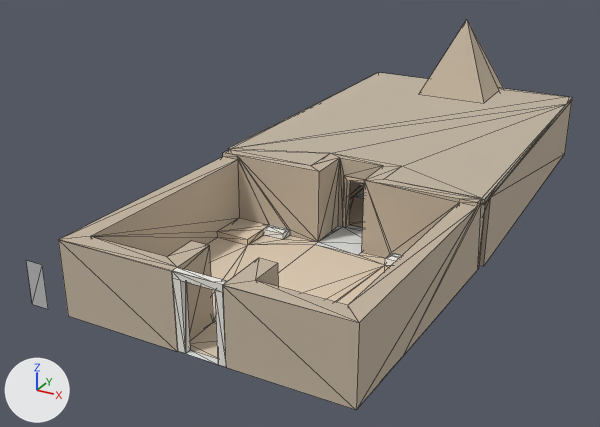
One commit to the glTF model assets/items/nn053ws6731/Ramose.glb: the scene before it, then after it.
Rendered twice from a camera (50 mm lens) standing at (17.6, -16.6, 13.6) and looking at (2.9, 10.0, 0.3). Every picture has the same lights, and +X, +Y and +Z are marked at lower left. Mesh edges are drawn as thin lines.

Names of what the first picture shows: 'Mesh6 Model', 'Mesh8 Model', 'Mesh9 Model'.
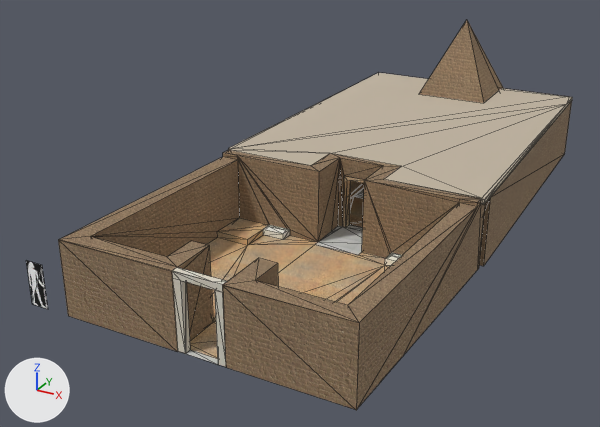
Boxes (x1, y1, x2, y2) around the edits, measured in the pictures (600 x 427 px):
'Mesh6 Model', surface changed (beige to brown)
    both: (58, 79, 572, 410)
'Mesh8 Model', surface changed (beige to brown)
    both: (419, 20, 503, 103)
'Mesh9 Model', surface changed
    both: (26, 261, 48, 309)

The change, as a list of edits to the scene's bpy script:
```text
Add img_hesyra3:
    img_hesyra3 = load_image('HesyRa3', '_unpacked/HesyRa3', 1062, 2445, 'sRGB')
Add img_45:
    img_45 = load_image('_45', '_unpacked/_45', 202, 164, 'sRGB')
Add img_59:
    img_59 = load_image('_59', '_unpacked/_59', 400, 266, 'sRGB')
Add img_13:
    img_13 = load_image('_13', '_unpacked/_13', 400, 266, 'sRGB')
Add img_mudbrick:
    img_mudbrick = load_image('Mudbrick', '_unpacked/Mudbrick', 492, 423, 'sRGB')
Add img_63:
    img_63 = load_image('_63', '_unpacked/_63', 492, 299, 'sRGB')
Change mat_63:
    remove mat_63.base_color = (0.553, 0.463, 0.353)  # beige #c4b5a0
    add mat_63.texture = img_63
Change mat_mudbrick:
    remove mat_mudbrick.base_color = (0.553, 0.463, 0.357)  # beige #c4b5a1
    add mat_mudbrick.texture = img_mudbrick
Change mat_13:
    remove mat_13.base_color = (0.769, 0.635, 0.482)  # beige #e3d1b8
    add mat_13.texture = img_13
Change mat_59:
    remove mat_59.base_color = (0.796, 0.659, 0.506)  # beige #e7d4bd
    add mat_59.texture = img_59
Change mat_45:
    remove mat_45.base_color = (0.855, 0.831, 0.773)  # white #eeebe4
    add mat_45.texture = img_45
Change mat_hesyra3:
    remove mat_hesyra3.base_color = (0.502, 0.502, 0.502)  # grey #bcbcbc
    add mat_hesyra3.texture = img_hesyra3
```
